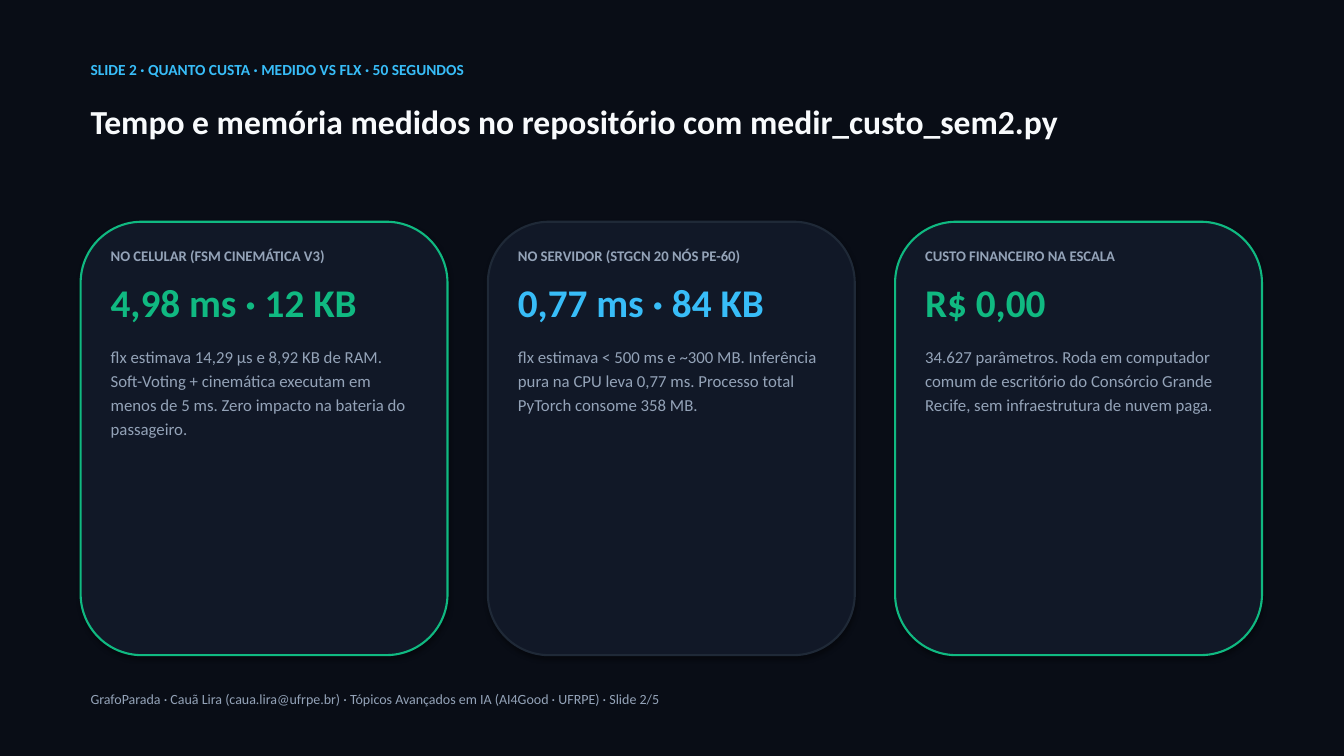
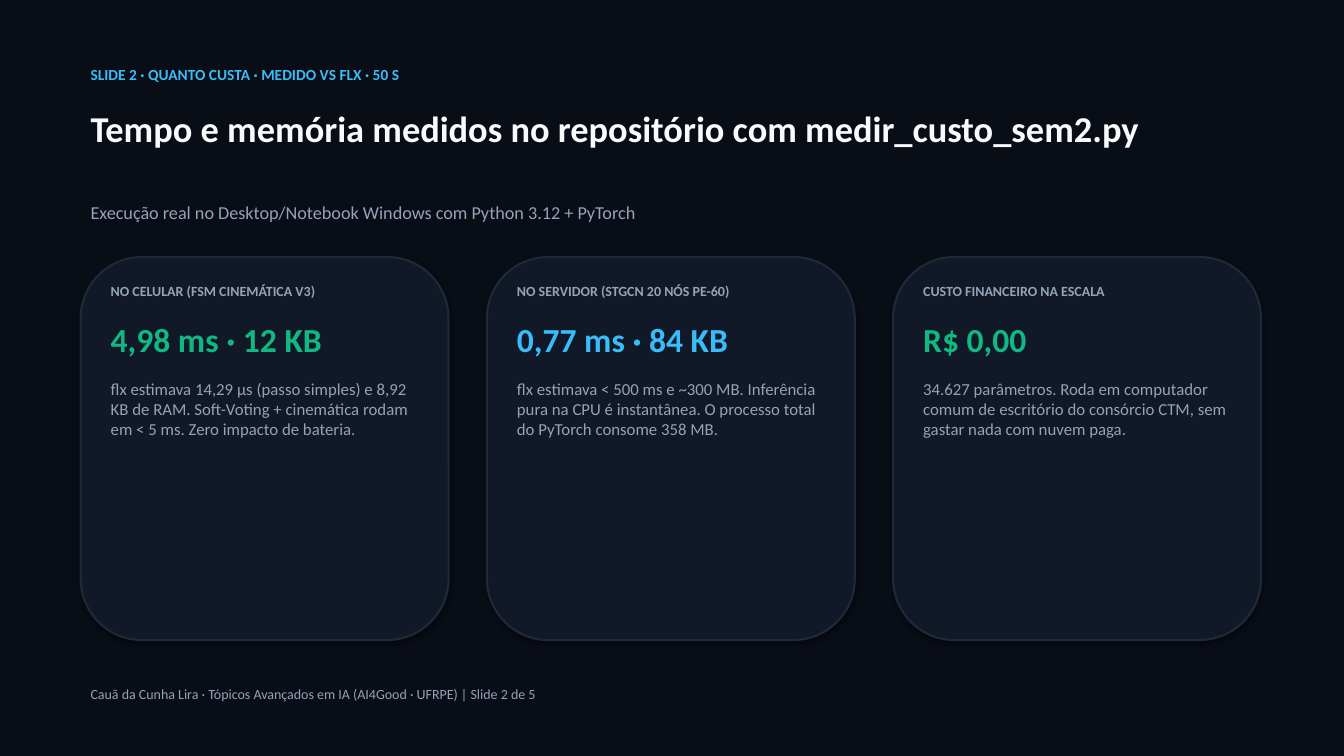
Before and after one commit to lira-labs/workspace, a slide deck: slide 2 of va2/GrafoParada_Seminario2_CauaLira.pptx. Drawn at 1344x756 pixels with LibreOffice and Linux fonts; fonts in the diff are those of the drawing. Boxes give left, top, right and bottom in pixels: in the first picture for what was removed or moved away, otherwise in the second. Text is boxed around its words. In the diff, an @@ line names an element or a change of style, - is before the commit and + after.

```diff
--- a/va2/GrafoParada_Seminario2_CauaLira.pptx
+++ b/va2/GrafoParada_Seminario2_CauaLira.pptx
@@ text at [91, 70, 399, 82]: text changed @@
-SLIDE 2 · QUANTO CUSTA · MEDIDO VS FLX · 50 SEGUNDOS
+SLIDE 2 · QUANTO CUSTA · MEDIDO VS FLX · 50 S
@@ text "Tempo e memória medidos no ..." at [91, 116, 1138, 148]: size 24 to 26 pt @@
@@ text added at [91, 206, 636, 222], 13 pt, text #94A3B8 @@
+Execução real no Desktop/Notebook Windows com Python 3.12 + PyTorch
@@ rounded rectangle: place and size @@
-rounded rectangle at [81, 222, 448, 655]
+rounded rectangle at [81, 257, 449, 640]
@@ rounded rectangle at [81, 257, 449, 640]: outline #10B981 1.5 pt to #1F2937 1.5 pt @@
@@ rounded rectangle: place and size @@
-rounded rectangle at [488, 222, 855, 655]
+rounded rectangle at [487, 257, 855, 640]
@@ rounded rectangle at [893, 257, 1261, 640]: outline #10B981 1.5 pt to #1F2937 1.5 pt @@
@@ rounded rectangle: place and size @@
-rounded rectangle at [895, 222, 1262, 655]
+rounded rectangle at [893, 257, 1261, 640]
@@ text "NO CELULAR (FSM CINEMÁTICA V3)": place and size @@
-text "NO CELULAR (FSM CINEMÁTICA V3)" at [111, 249, 406, 438]
+text "NO CELULAR (FSM CINEMÁTICA V3)" at [111, 284, 408, 438]
@@ text at [111, 284, 322, 357]: size 10.5 to 10 pt in "NO CELULAR (FSM CINEMÁTICA V3)"; size 28 to 24 pt in "4,98 ms · 12 KB"; more space between paragraphs @@
@@ text "NO SERVIDOR (STGCN 20 NÓS ...": place and size @@
-text "NO SERVIDOR (STGCN 20 NÓS ..." at [518, 249, 817, 414]
+text "NO SERVIDOR (STGCN 20 NÓS ..." at [517, 284, 816, 438]
@@ text at [517, 284, 730, 356]: size 10.5 to 10 pt in "NO SERVIDOR (STGCN 20 NÓS PE-60)"; size 28 to 24 pt in "0,77 ms · 84 KB"; more space between paragraphs @@
@@ text "CUSTO FINANCEIRO NA ESCALA": place and size @@
-text "CUSTO FINANCEIRO NA ESCALA" at [925, 251, 1213, 414]
+text "CUSTO FINANCEIRO NA ESCALA" at [923, 287, 1226, 438]
@@ text at [923, 287, 1104, 357]: size 10.5 to 10 pt in "CUSTO FINANCEIRO NA ESCALA"; size 28 to 24 pt in "R$ 0,00"; more space between paragraphs @@
@@ text at [111, 383, 408, 438]: text changed @@
-flx estimava 14,29 µs e 8,92 KB de RAM. Soft-Voting + cinemática executam em menos de 5 ms. Zero impacto na bateria do passageiro.
+flx estimava 14,29 µs (passo simples) e 8,92 KB de RAM. Soft-Voting + cinemática rodam em < 5 ms. Zero impacto de bateria.
@@ text at [517, 383, 816, 438]: text changed @@
-flx estimava < 500 ms e ~300 MB. Inferência pura na CPU leva 0,77 ms. Processo total PyTorch consome 358 MB.
+flx estimava < 500 ms e ~300 MB. Inferência pura na CPU é instantânea. O processo total do PyTorch consome 358 MB.
@@ text at [923, 383, 1226, 438]: text changed @@
-34.627 parâmetros. Roda em computador comum de escritório do Consórcio Grande Recife, sem infraestrutura de nuvem paga.
+34.627 parâmetros. Roda em computador comum de escritório do consórcio CTM, sem gastar nada com nuvem paga.
@@ text at [91, 689, 535, 702]: text changed @@
-GrafoParada · Cauã Lira (caua.lira@ufrpe.br) · Tópicos Avançados em IA (AI4Good · UFRPE) · Slide 2/5
+Cauã da Cunha Lira · Tópicos Avançados em IA (AI4Good · UFRPE) | Slide 2 de 5
```
Also in this commit, not shown: 4 other slides changed, 9 other files.
